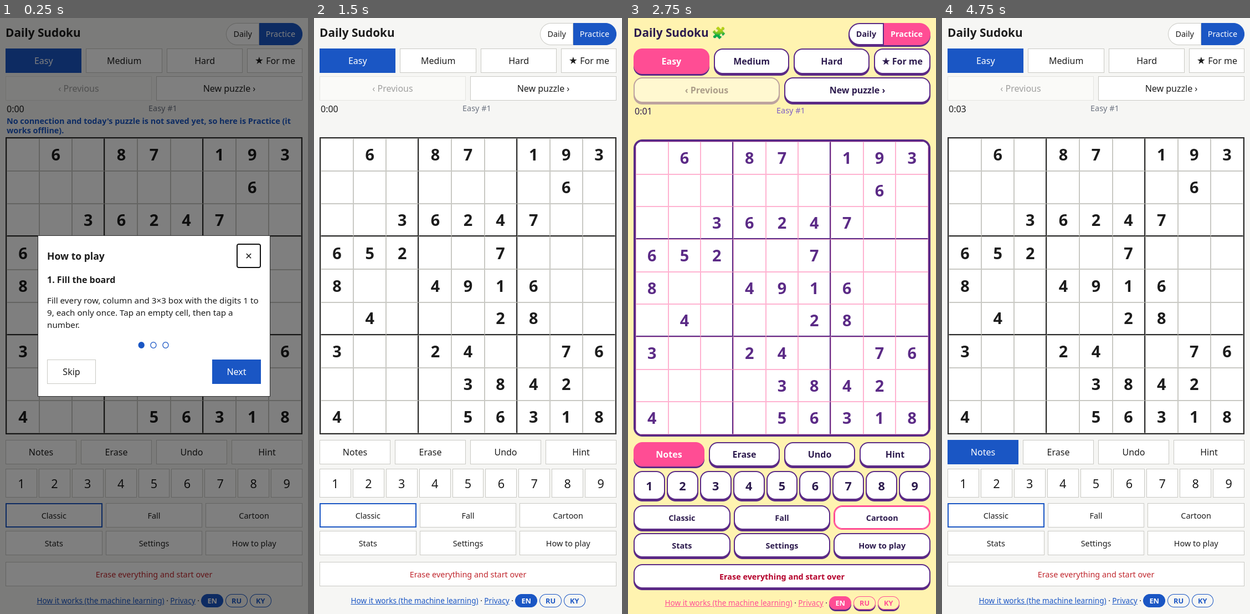
Above: before the commit, frames 1-4 (left to right).
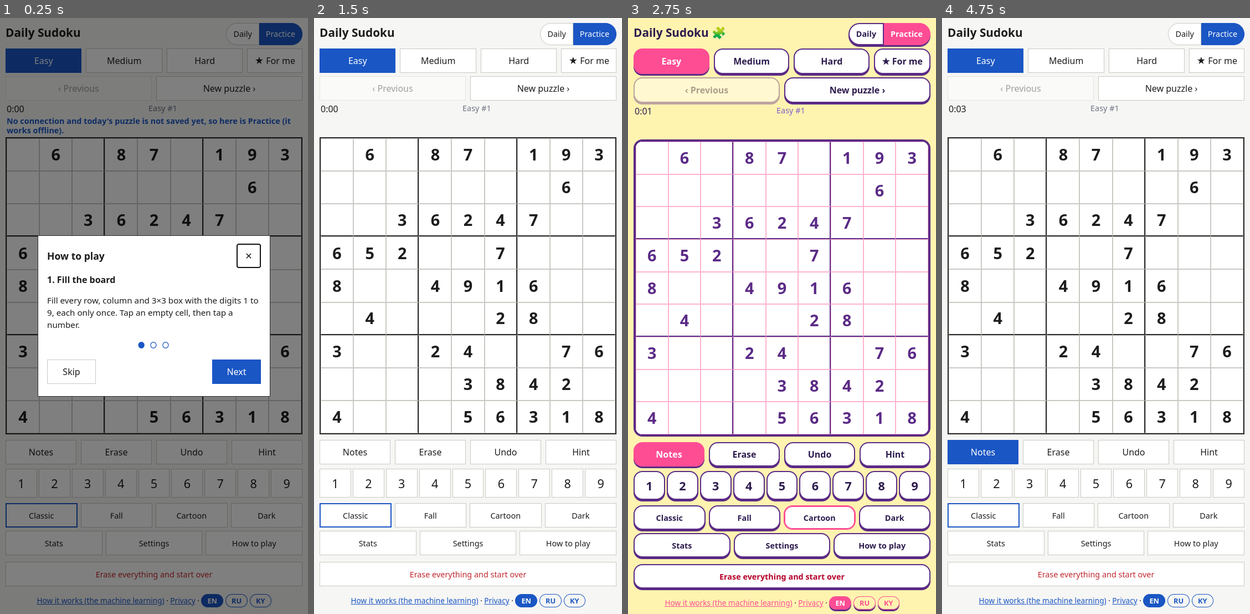
Above: after the commit, the same moments.

Repository: aiyma-a/daily-sudoku
Game: browser game, page docs/index.html
Two runs of this game, one before a commit and one after it. Both use one fixed random seed, a clock stepped at 60 frames per second and the inputs below. When the page shows a pop-up message, it is drawn as a white box for half a second while everything else waits; a line starting with > is the answer the replay typed.
Inputs:
- Up to frame 1 (0.25 s): no input
- Up to frame 2 (1.5 s): click "Skip" at 0.27 s; click "Easy" at 0.52 s; click "Erase everything and start ov…" at 0.77 s; hold Right from 1.03 s (still down); tap Space at 1.1 s
- Up to frame 3 (2.75 s): release Right at 1.53 s; hold Down 1.58-1.85 s; tap Space at 1.6, 2.1, 2.6 s; hold Left 1.9-2.47 s; click "Cartoon" at 2.02 s; tap N at 2.52 s; hold Up from 2.52 s (still down)
- Up to frame 4 (4.75 s): release Up at 2.82 s; hold Right 2.87-3.53 s; tap Space every 0.5 s from 3.1 to 4.6 s; hold Up 3.58-3.82 s; hold Left 3.87-4.3 s; hold Down 4.35-4.68 s; click "Classic" at 4.52 s; hold Right from 4.73 s (still down)

The runs differ from the first frame. In frame 1, 0.3% of the frame differs, in the area x 9-90%, y 81-86%; in frame 2, 0.3%; in frame 3, 1.2%, in the area x 9-99%, y 81-87%; in frame 4, 0.3%.

Commit message:
Add share result, dark theme (auto from phone), bigger numbers, achievements
Co-Authored-By: Claude Sonnet 5.5 <noreply@anthropic.com>

Diff:
--- a/docs/app.js
+++ b/docs/app.js
@@ -169,6 +169,7 @@
     $("hinttext").textContent = st.done ? "" : (hintText() || tip);
     tick();
     renderStreak();
+    $("share").hidden = !st.done;
   }
 
   function isDone(lv) {
@@ -252,6 +253,7 @@
       stopTimer();
       if (!st.counted) {  // learn from this solve, once
         st.counted = true;
+        st.done = true; save();
         recordSolve();
         localStorage.setItem("ds:skill", JSON.stringify(
           window.Skill.update(loadSkill(), cur.score || 70, st.elapsed, st.hints)));
@@ -336,8 +338,9 @@
 
   // ------------------------------------------- settings, sound, stats, streak
   // Everything here is stored only on the phone (localStorage).
-  const S = Object.assign({ mistakes: false, sound: false, vibe: true },
+  const S = Object.assign({ mistakes: false, sound: false, vibe: true, big: false },
     (() => { try { return JSON.parse(localStorage.getItem("ds:set")) || {}; } catch (e) { return {}; } })());
+  document.body.classList.toggle("big", S.big);
   const saveSettings = () => localStorage.setItem("ds:set", JSON.stringify(S));
 
   let audio = null;
@@ -394,7 +397,65 @@
       days = [...days, realToday].slice(-730);
       localStorage.setItem("ds:days", JSON.stringify(days));
     }
-  }
+    checkAchievements();
+  }
+
+
+  // ------------------------------------------------------------ achievements
+  const ACH = [
+    ["first", "First solve", "Solve your first puzzle."],
+    ["hard", "Hard stuff", "Solve a Hard puzzle."],
+    ["nohint", "On your own", "Solve a puzzle without using hints."],
+    ["quick", "Quick", "Solve an Easy puzzle in under 4 minutes."],
+    ["ten", "Ten solved", "Solve 10 puzzles."],
+    ["streak3", "Three in a row", "Solve the Daily 3 days in a row."],
+    ["streak7", "Week streak", "Solve the Daily 7 days in a row."],
+    ["triple", "Triple", "Solve Easy, Medium and Hard of the same Daily."],
+  ];
+  let got = loadJson("ds:ach", {});
+  let toastTimer = null;
+  function toast(msg) {
+    const t = $("toast"); t.textContent = msg; t.hidden = false;
+    clearTimeout(toastTimer); toastTimer = setTimeout(() => { t.hidden = true; }, 4000);
+  }
+  function checkAchievements() {
+    const total = LEVELS.reduce((n, lv) => n + (stats[lv] ? stats[lv].n : 0), 0);
+    const sk = streaks().cur;
+    const test = {
+      first: total >= 1,
+      hard: !!stats.hard,
+      nohint: !st.hints,
+      quick: level === "easy" && st.elapsed < 240,
+      ten: total >= 10,
+      streak3: sk >= 3,
+      streak7: sk >= 7,
+      triple: mode === "daily" && today === realToday && LEVELS.every((lv) => isDone(lv)),
+    };
+    const fresh = ACH.filter(([id]) => test[id] && !got[id]);
+    fresh.forEach(([id]) => { got[id] = realToday; });
+    if (fresh.length) {
+      localStorage.setItem("ds:ach", JSON.stringify(got));
+      toast("🏆 " + T("Achievement unlocked: {name}", { name: fresh.map((x) => T(x[1])).join(", ") }));
+    }
+  }
+
+  // ------------------------------------------------------------------ share
+  function shareText() {
+    const when = mode === "daily"
+      ? dateLabel()
+      : `${T("Practice")} #${pidx(level)}`;
+    const hints = st.hints ? T("{n} hints", { n: st.hints }) : T("no hints");
+    return `${T("Daily Sudoku")} · ${when} · ${T(cap(level))} ✅ ${fmt(st.elapsed)} · ${hints}\n${location.origin}${location.pathname}`;
+  }
+  async function share() {
+    const text = shareText();
+    try {
+      if (navigator.share) { await navigator.share({ text }); return; }
+      await navigator.clipboard.writeText(text);
+      toast(T("Copied to clipboard"));
+    } catch (e) { /* share sheet closed */ }
+  }
+  $("share").addEventListener("click", share);
 
   // ----------------------------------------------------------- pop-up pages
   function closeModal() { $("modal").hidden = true; $("modalbody").innerHTML = ""; }
@@ -424,13 +485,19 @@
         });
         b.appendChild(t);
       }
+      b.appendChild(el("h3", T("Achievements")));
+      ACH.forEach(([id, name, desc]) => {
+        const r = el("p", undefined, got[id] ? "ach on" : "ach");
+        r.textContent = `${got[id] ? "🏆" : "🔒"} ${T(name)} — ${T(desc)}`;
+        b.appendChild(r);
+      });
       b.appendChild(el("p", T("Everything stays on this phone."), "small"));
     });
   }
 
   function openSettings() {
     openModal(T("Settings"), (b) => {
-      [["mistakes", "Show mistakes in red"], ["sound", "Sound"], ["vibe", "Vibration"]].forEach(([k, label]) => {
+      [["mistakes", "Show mistakes in red"], ["sound", "Sound"], ["vibe", "Vibration"], ["big", "Bigger numbers"]].forEach(([k, label]) => {
         const row = el("div", undefined, "setrow");
         row.appendChild(el("span", T(label)));
         const btn = el("button", S[k] ? T("On") : T("Off"), "toggle");
@@ -441,6 +508,7 @@
           btn.textContent = S[k] ? T("On") : T("Off"); btn.setAttribute("aria-pressed", S[k]);
           if (k === "sound" && S.sound) feedback("tap");
           if (k === "vibe" && S.vibe) feedback("tap");
+          document.body.classList.toggle("big", S.big);
           render();
         });
         row.appendChild(btn); b.appendChild(row);
@@ -546,17 +614,20 @@
   $("next").addEventListener("click", () => stepPractice(1));
 
   // --------------------------------------------------------------- themes
-  const THEMES = ["classic", "fall", "cartoon"];
+  const THEMES = ["classic", "fall", "cartoon", "dark"];
   function setTheme(t) {
     if (!THEMES.includes(t)) t = "classic";
     document.body.dataset.theme = t;
+    const meta = document.querySelector('meta[name="theme-color"]');
+    if (meta) meta.content = t === "dark" ? "#121418" : "#1a56c4";
     localStorage.setItem("ds:theme", t);
     [...$("themes").children].forEach((b) => b.classList.toggle("active", b.dataset.pick === t));
   }
   $("themes").addEventListener("click", (e) => {
     if (e.target.dataset && e.target.dataset.pick) setTheme(e.target.dataset.pick);
   });
-  setTheme(localStorage.getItem("ds:theme") || "classic");
+  setTheme(localStorage.getItem("ds:theme") ||
+    (window.matchMedia && matchMedia("(prefers-color-scheme: dark)").matches ? "dark" : "classic"));
 
   $("langs").addEventListener("click", (e) => { if (e.target.dataset.lang) window.I18n.set(e.target.dataset.lang); });
   window.onLangChange = () => { closeModal(); hint = null; tip = ""; if (st) render(); updateChrome(); };
--- a/docs/i18n.js
+++ b/docs/i18n.js
@@ -3,6 +3,30 @@
 // phone setting the first time; the EN / RU button in the footer changes it.
 (function () {
   const RU = {
+    "Share": "Поделиться",
+    "no hints": "без подсказок",
+    "{n} hints": "подсказок: {n}",
+    "Copied to clipboard": "Скопировано",
+    "Dark": "Тёмная",
+    "Bigger numbers": "Крупные цифры",
+    "Achievements": "Достижения",
+    "Achievement unlocked: {name}": "Новое достижение: {name}",
+    "First solve": "Первое решение",
+    "Solve your first puzzle.": "Решите свою первую головоломку.",
+    "Hard stuff": "Крепкий орешек",
+    "Solve a Hard puzzle.": "Решите сложную головоломку.",
+    "On your own": "Сам с усам",
+    "Solve a puzzle without using hints.": "Решите головоломку без подсказок.",
+    "Quick": "Быстрый",
+    "Solve an Easy puzzle in under 4 minutes.": "Решите лёгкую головоломку быстрее чем за 4 минуты.",
+    "Ten solved": "Десять решено",
+    "Solve 10 puzzles.": "Решите 10 головоломок.",
+    "Three in a row": "Три дня подряд",
+    "Solve the Daily 3 days in a row.": "Решайте головоломку дня 3 дня подряд.",
+    "Week streak": "Неделя подряд",
+    "Solve the Daily 7 days in a row.": "Решайте головоломку дня 7 дней подряд.",
+    "Triple": "Тройка",
+    "Solve Easy, Medium and Hard of the same Daily.": "Решите лёгкую, среднюю и сложную головоломки одного дня.",
     "Stats": "Статистика",
     "Settings": "Настройки",
     "How to play": "Как играть",
@@ -60,6 +84,30 @@
     "No connection and today's puzzle is not saved yet, so here is Practice (it works offline).": "Нет сети, а сегодняшняя головоломка не сохранена, поэтому открыта Практика (она работает офлайн).",
   };
   const KY = {
+    "Share": "Бөлүшүү",
+    "no hints": "кеңешсиз",
+    "{n} hints": "кеңеш: {n}",
+    "Copied to clipboard": "Көчүрүлдү",
+    "Dark": "Караңгы",
+    "Bigger numbers": "Чоң сандар",
+    "Achievements": "Жетишкендиктер",
+    "Achievement unlocked: {name}": "Жаңы жетишкендик: {name}",
+    "First solve": "Биринчи чечим",
+    "Solve your first puzzle.": "Биринчи табышмагыңызды чечиңиз.",
+    "Hard stuff": "Катуу жаңгак",
+    "Solve a Hard puzzle.": "Татаал табышмакты чечиңиз.",
+    "On your own": "Өз күчүм менен",
+    "Solve a puzzle without using hints.": "Табышмакты кеңешсиз чечиңиз.",
+    "Quick": "Ылдам",
+    "Solve an Easy puzzle in under 4 minutes.": "Жеңил табышмакты 4 мүнөттөн аз убакытта чечиңиз.",
+    "Ten solved": "Он чечилди",
+    "Solve 10 puzzles.": "10 табышмак чечиңиз.",
+    "Three in a row": "Үч күн катары менен",
+    "Solve the Daily 3 days in a row.": "Күндүн табышмагын 3 күн катары менен чечиңиз.",
+    "Week streak": "Бир жума катары менен",
+    "Solve the Daily 7 days in a row.": "Күндүн табышмагын 7 күн катары менен чечиңиз.",
+    "Triple": "Үчтүк",
+    "Solve Easy, Medium and Hard of the same Daily.": "Бир күндүн жеңил, орточо жана татаал табышмактарын чечиңиз.",
     "Stats": "Статистика",
     "Settings": "Жөндөөлөр",
     "How to play": "Кантип ойноо",
--- a/docs/index.html
+++ b/docs/index.html
@@ -36,6 +36,8 @@
   </div>
 
   <p id="hinttext" aria-live="polite"></p>
+  <button id="share" hidden data-i18n="Share">Share</button>
+  <div id="toast" role="status" aria-live="polite" hidden></div>
 
   <div id="board" role="grid" data-i18n-label="Sudoku board" aria-label="Sudoku board"></div>
 
@@ -51,6 +53,7 @@
       <button data-pick="classic" data-i18n="Classic">Classic</button>
       <button data-pick="fall" data-i18n="Fall">Fall</button>
       <button data-pick="cartoon" data-i18n="Cartoon">Cartoon</button>
+      <button data-pick="dark" data-i18n="Dark">Dark</button>
     </div>
     <div id="menu">
       <button id="btnStats" data-i18n="Stats">Stats</button>
--- a/docs/style.css
+++ b/docs/style.css
@@ -243,3 +243,25 @@
 .setrow button { min-height: 44px; min-width: 88px; padding: 6px 12px; }
 .setrow button.toggle[aria-pressed="true"], .setrow button.primary { background: var(--accent); color: #fff; border-color: var(--accent); }
 @media (orientation: landscape) and (max-height: 620px) { #menu { margin-top: 4px; } }
+
+[data-theme="dark"] {
+  --bg: #121418; --board-bg: #1c1f26; --line: #3a3f4a; --line-strong: #aab2c0;
+  --text: #e8eaee; --given: #e8eaee; --entry: #7fb0ff; --note: #9aa3b2;
+  --select: #2d4a7a; --peer: #232833; --same: #2a3b5c;
+  --conflict: #5a2428; --conflict-text: #ffb4ba;
+  --btn: #232833; --btn-border: #3a3f4a; --accent: #4f8cff; --radius: 6px;
+}
+[data-theme="dark"] .cell.given { color: var(--given); }
+[data-theme="dark"] #error, [data-theme="dark"] #reset { color: #ff9aa2; }
+body.big .cell { font-size: clamp(1.4rem, 7.6vw, 2.3rem); }
+body.big .notes span { font-size: clamp(.7rem, 3.6vw, 1rem); }
+#share { width: 100%; min-height: 48px; margin: 6px 0; background: var(--accent); color: #fff; border-color: var(--accent); font-weight: 700; }
+#share[hidden], #toast[hidden] { display: none; }
+#toast { position: fixed; left: 12px; right: 12px; top: calc(12px + env(safe-area-inset-top)); z-index: 60; background: var(--text); color: var(--bg); padding: 10px 14px; border-radius: var(--radius); text-align: center; font-weight: 600; box-shadow: 0 4px 14px rgba(0,0,0,.3); }
+#modalbody .ach { opacity: .6; margin: 4px 0; }
+#modalbody .ach.on { opacity: 1; }
+@media (orientation: landscape) and (max-height: 620px) {
+  body.big .cell { font-size: calc(var(--board) / 9 * 0.8); }
+  body.big .notes span { font-size: calc(var(--board) / 27 * 1.05); }
+  #share { grid-column: 2; margin: 2px 0; min-height: 40px; }
+}
--- a/docs/sw.js
+++ b/docs/sw.js
@@ -1,7 +1,7 @@
 "use strict";
 // Service worker: keeps the game and recent puzzles on the phone so it opens
 // and plays with no connection. Bump VERSION when the file list changes.
-const VERSION = "v1v";
+const VERSION = "v1w";
 const CACHE = `daily-sudoku-${VERSION}`;
 const SHELL = [
   "./", "index.html", "style.css", "app.js", "hint.js", "engine.js", "skill.js",
